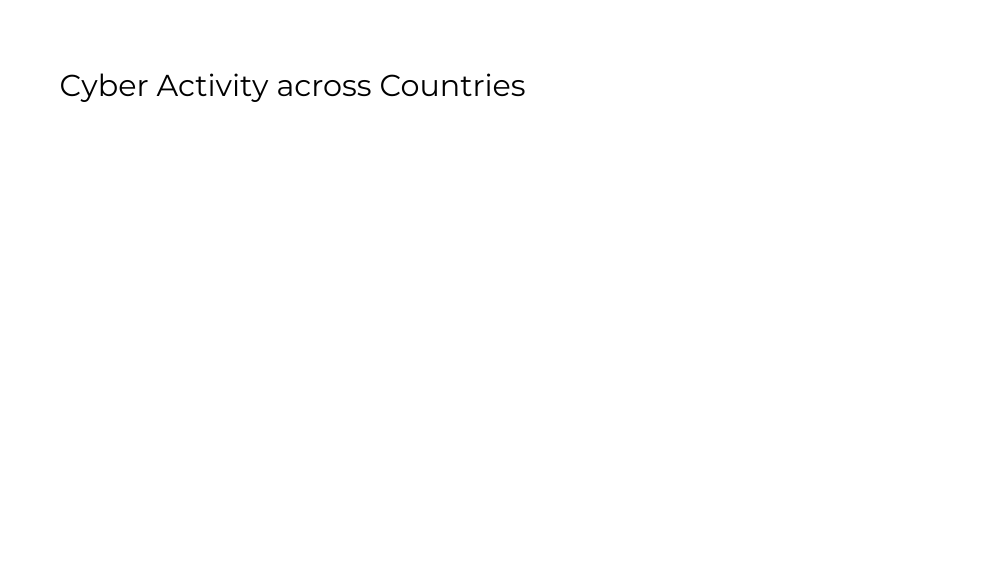
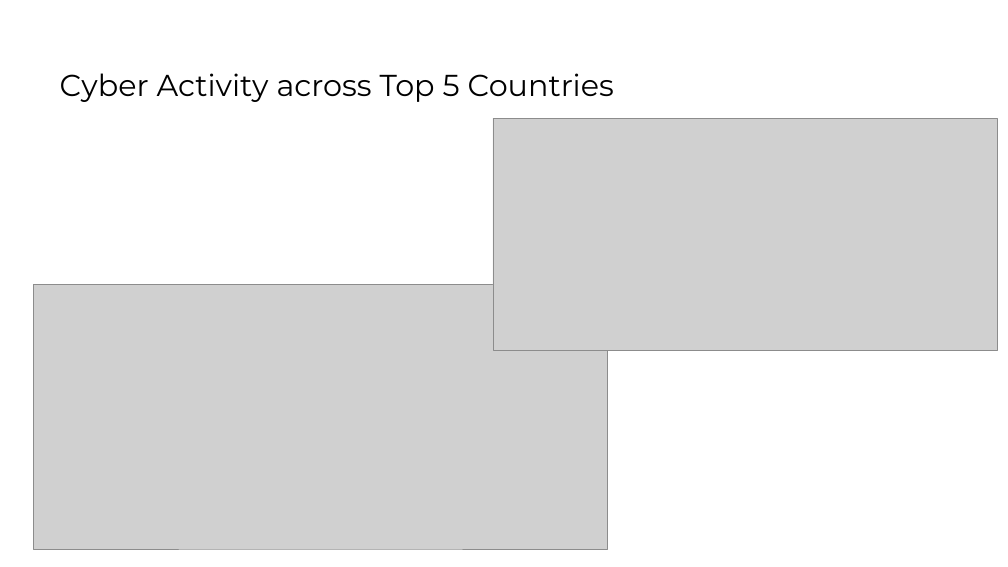
Before and after one commit to jazzmoe/resolutemean2018, a slide deck: slide 3 of presentation/20180325-datafest2018-theresolutemean.pptx. Drawn at 1008x567 pixels with LibreOffice and Linux fonts; fonts in the diff are those of the drawing; grey boxes stand for pictures; background and template pictures are left out. Boxes give left, top, right and bottom in pixels: in the first picture for what was removed or moved away, otherwise in the second. Text is boxed around its words. In the diff, an @@ line names an element or a change of style, - is before the commit and + after.

```diff
--- a/presentation/20180325-datafest2018-theresolutemean.pptx
+++ b/presentation/20180325-datafest2018-theresolutemean.pptx
@@ title at [60,73,614,102]: text changed @@
-Cyber Activity across Countries
+Cyber Activity across Top 5 Countries
@@ picture added at [493,118,997,350] @@
@@ picture added at [34,285,609,549] @@
```
Also in this commit, not shown: 1 other slide changed, 7 other files.
